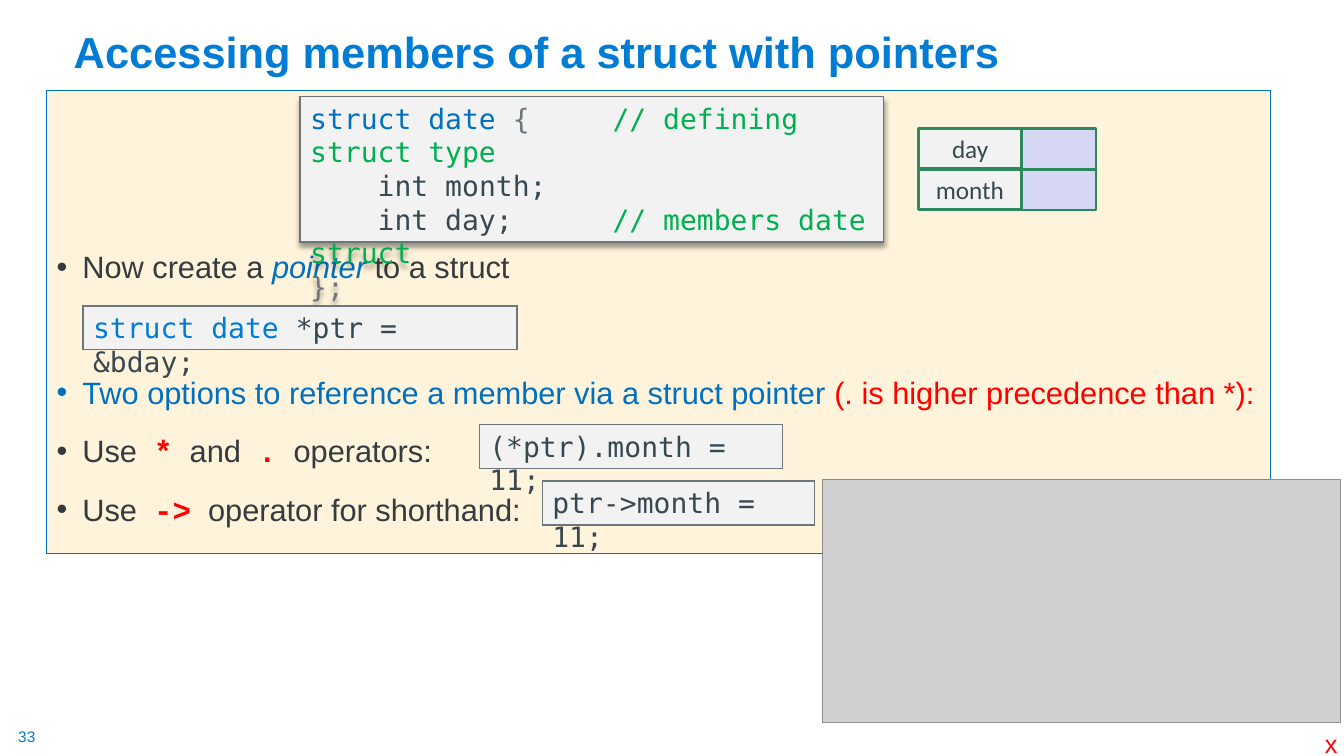
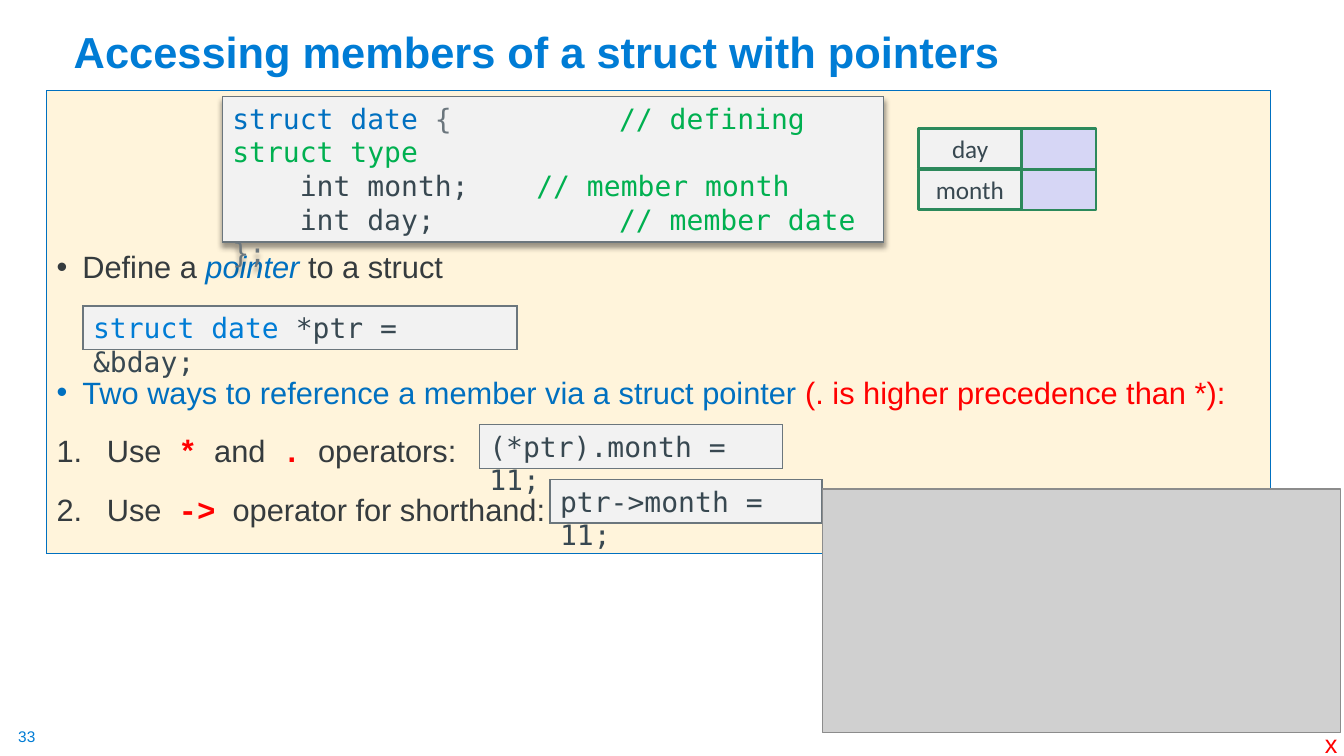
Before and after one commit to cse30-sp24/Muller-Slides, a slide deck: slide 33 of Lecture-8.pptx. Drawn at 1344x756 pixels with LibreOffice and Linux fonts; fonts in the diff are those of the drawing; grey boxes stand for pictures. Boxes give left, top, right and bottom in pixels: in the first picture for what was removed or moved away, otherwise in the second. Text is boxed around its words. In the diff, an @@ line names an element or a change of style, - is before the commit and + after.

```diff
--- a/Lecture-8.pptx
+++ b/Lecture-8.pptx
@@ rectangle "struct date { // defining ...": place and size @@
-rectangle "struct date { // defining ..." at (300,97,884,243)
+rectangle "struct date { // defining ..." at (222,97,883,243)
@@ text in rectangle at (300,174,856,231): text changed @@
-int month;
-int day; // members date struct
+int month; // member month
+int day; // member date
@@ text at (82,254,1186,409): text changed @@
-• Now create a pointer to a struct
-• Two options to reference a member via a struct pointer (. is higher precedence than *):
+• Define a pointer to a struct
+• Two ways to reference a member via a struct pointer (. is higher precedence than *):
@@ text at (107,498,545,526): bullet • to 1. @@
@@ rectangle "ptr->month = 11;": place and size @@
-rectangle "ptr->month = 11;" at (542,481,815,524)
+rectangle "ptr->month = 11;" at (551,480,823,523)
@@ picture: place and size @@
-picture at (823,480,1342,724)
+picture at (823,489,1342,733)
```
Also in this commit, not shown: 17 other slides changed, 1 other file.
